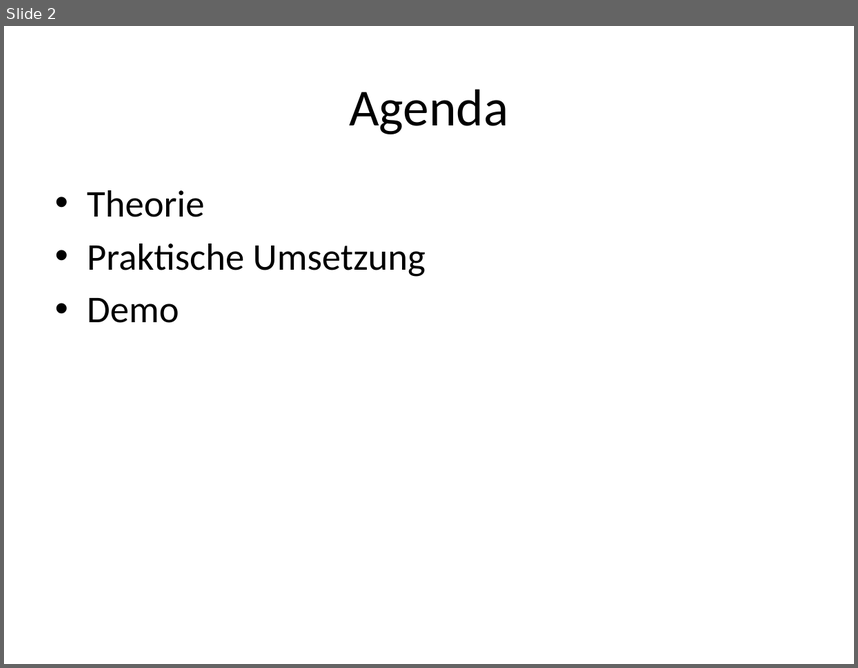
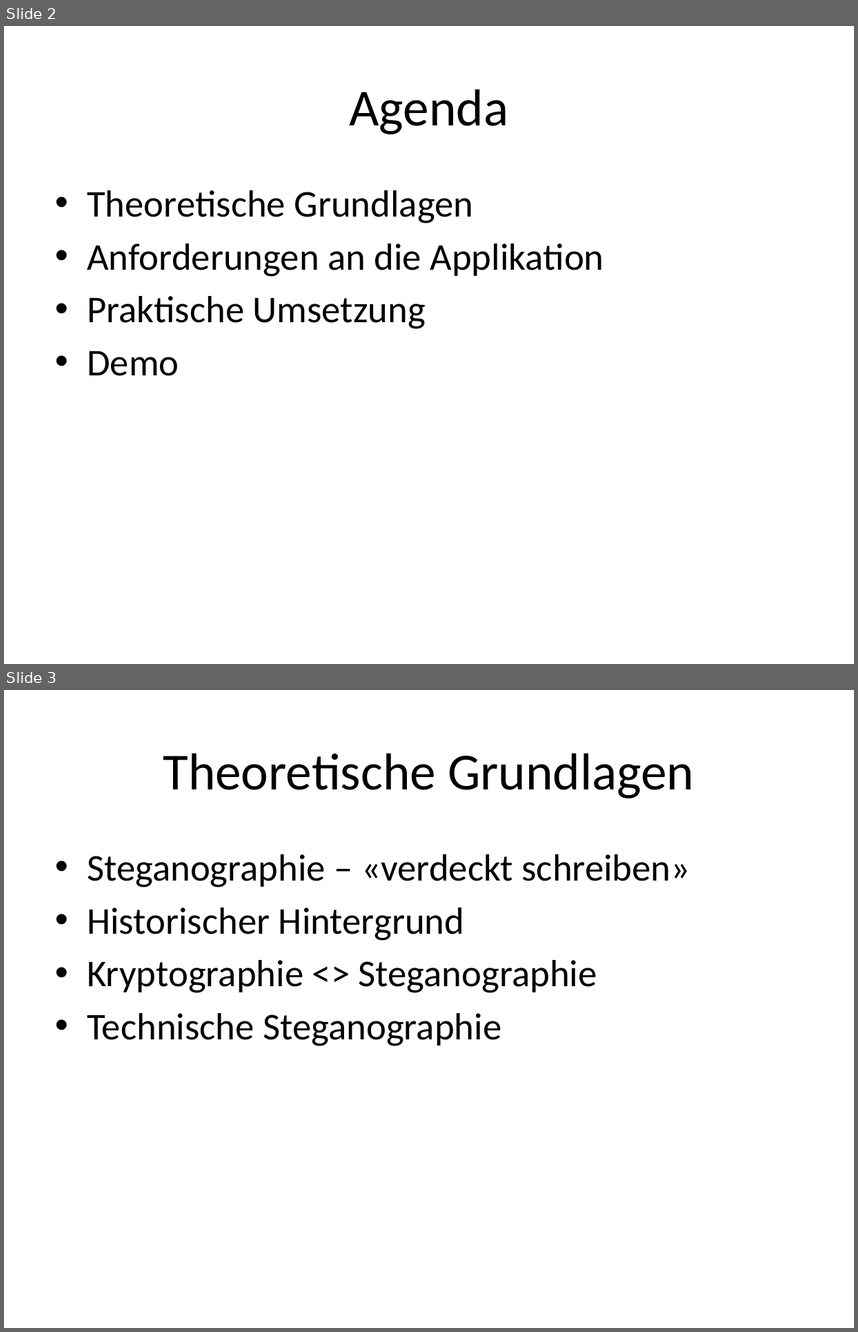
Before and after one commit to esterren/stegano, a slide deck: doc/Stegano-Praesentation.pptx. Shown one above the other, each under a label of ours: slide 2 before the commit, slides 2 and 3 after it. The pictures are 858x668 and 858x1332 pixels, drawn with LibreOffice and Linux fonts; fonts in the diff are those of the drawing. Boxes give left, top, right and bottom in pixels: in the first picture for what was removed or moved away, otherwise in the second. Text is boxed around its words. In the diff, an @@ line names an element or a change of style, - is before the commit and + after.

```diff
--- a/doc/Stegano-Praesentation.pptx
+++ b/doc/Stegano-Praesentation.pptx
@@ slide 3 added at [4, 690, 854, 1328], background #FFFFFF @@
@@ title added at [163, 753, 694, 798], 44 pt, text #000000 @@
+Theoretische Grundlagen
@@ text added at [87, 854, 690, 1046], 32 pt, text #000000 @@
+• Steganographie – «verdeckt schreiben»
+• Historischer Hintergrund
+• Kryptographie <> Steganographie
+• Technische Steganographie
@@ slide 2 changed as well @@
@@ text at [87, 190, 604, 276]: text changed @@
-• Theorie
+• Theoretische Grundlagen
+• Anforderungen an die Applikation
```
Also in this commit, not shown: 1 other slide changed, 4 other slides added.
